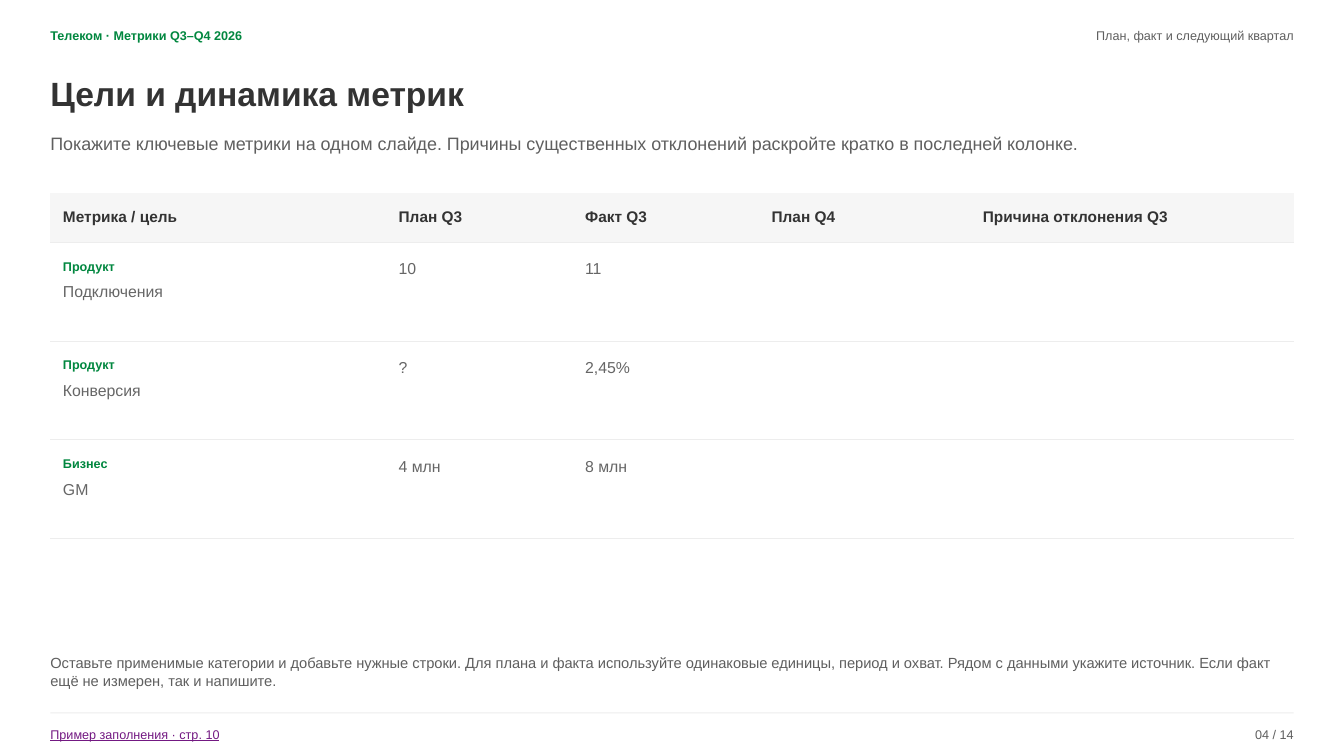
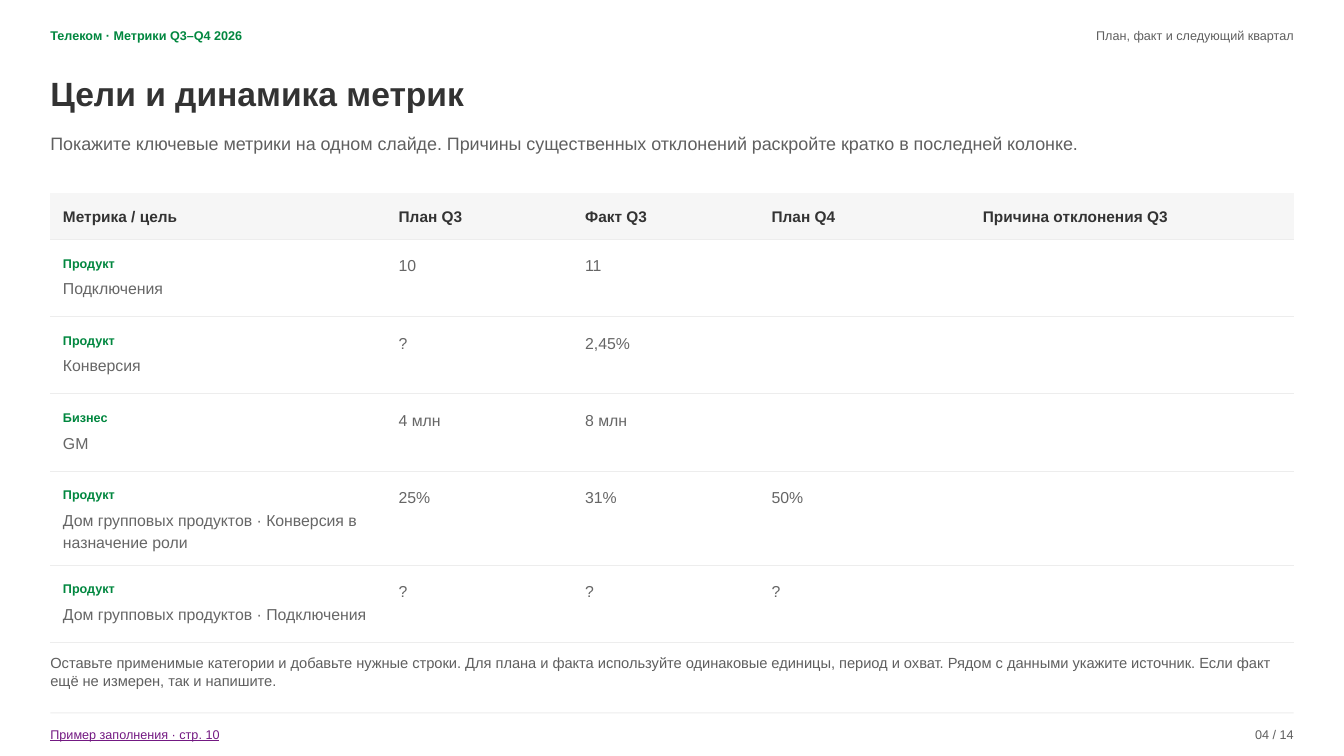
Before and after one commit to bbenicore-web/bencode, a slide deck: slide 4 of presentations/Квартальное_демо_Телеком_19.10.2026.pptx. Drawn at 1344x756 pixels with LibreOffice and Linux fonts; fonts in the diff are those of the drawing. Boxes give left, top, right and bottom in pixels: in the first picture for what was removed or moved away, otherwise in the second. Text is boxed around its words. In the diff, an @@ line names an element or a change of style, - is before the commit and + after.

```diff
--- a/presentations/Квартальное_демо_Телеком_19.10.2026.pptx
+++ b/presentations/Квартальное_демо_Телеком_19.10.2026.pptx
@@ table at [50, 194, 1295, 628] @@
+row 5: Продукт / Дом групповых продуктов · Конверсия в назначение роли | 25% | 31% | 50% | 
+row 6: Продукт / Дом групповых продуктов · Подключения | ? | ? | ? | 
```
Also in this commit, not shown: 2 other slides changed, 1 slide added, 3 other files.
